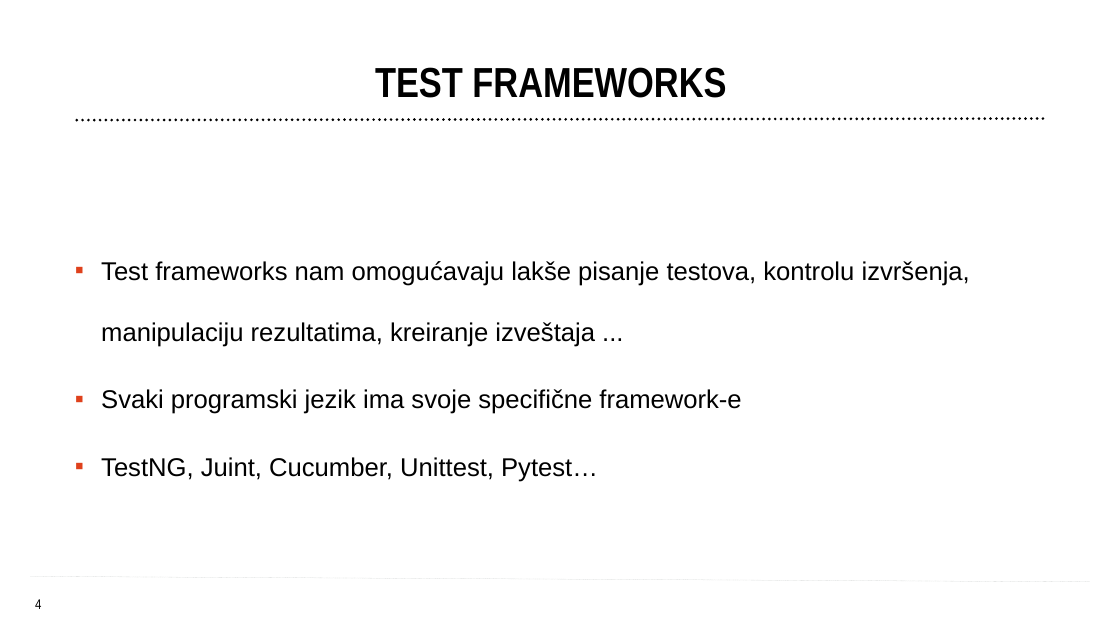
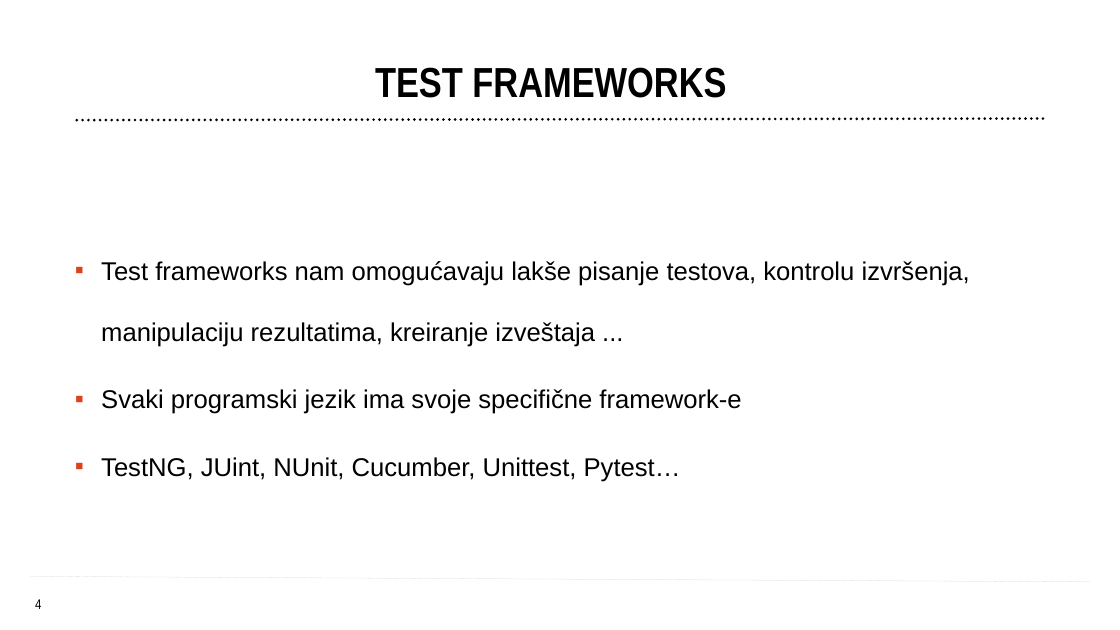
Before and after one commit to endava-training-materials/domaci_zadatak, a slide deck: slide 4 of prezentacije/TA i Selenium osnove - class 2.pptx. Drawn at 1120x630 pixels with LibreOffice and Linux fonts; fonts in the diff are those of the drawing; background and template pictures are left out. Boxes give left, top, right and bottom in pixels: in the first picture for what was removed or moved away, otherwise in the second. Text is boxed around its words. In the diff, an @@ line names an element or a change of style, - is before the commit and + after.

```diff
--- a/prezentacije/TA i Selenium osnove - class 2.pptx
+++ b/prezentacije/TA i Selenium osnove - class 2.pptx
@@ text at <box>101,457,681,482</box>: text changed @@
-  ▪ TestNG, Juint, Cucumber, Unittest, Pytest…
+  ▪ TestNG, JUint, NUnit, Cucumber, Unittest, Pytest…
```
Also in this commit, not shown: 6 other slides changed, 14 other files.
